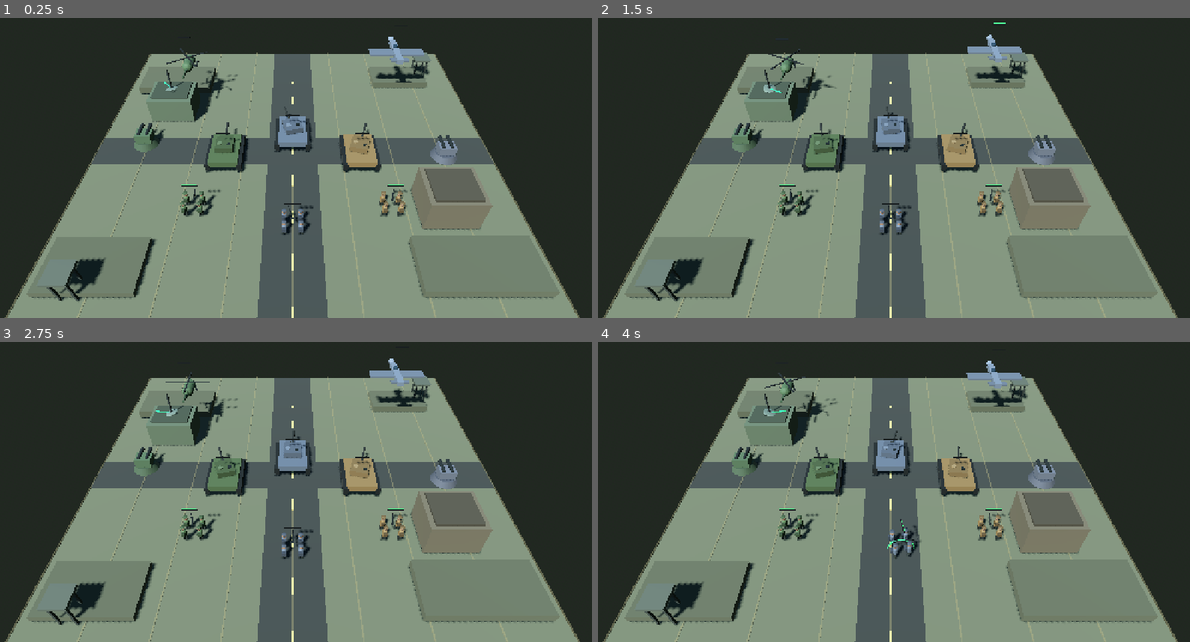
Above: before the commit, frames 1-4 (two rows, left to right).
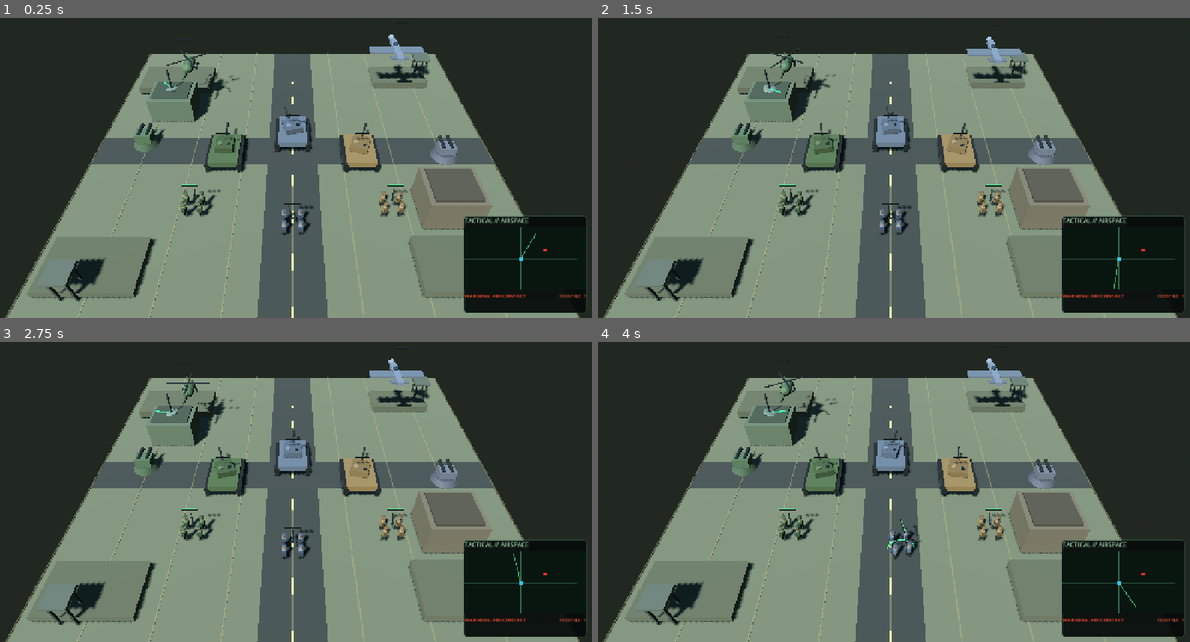
Above: after the commit, the same moments.

Repository: Jamalalbaroty/storm-generals-mobil
Game: Godot game, scene res://prototype_3d/battlefield_3d.tscn
Two runs of this game, one before a commit and one after it. Both use one fixed random seed, a clock stepped at 60 frames per second and the inputs below. This scene is started directly instead of the project's main scene.
Inputs (mouse positions are in pixels of both pictures, inside the frame that each line leads up to):
- Up to frame 1 (0.25 s): no input
- Up to frame 2 (1.5 s): move the mouse to (1024, 132) at 0.52 s; click (1024, 132) at 0.67 s; drag from (769, 165) to (858, 216) at 1.27 s
- Up to frame 3 (2.75 s): move the mouse to (349, 399) at 2.02 s; click (349, 399) at 2.17 s
- Up to frame 4 (4 s): drag from (858, 540) to (710, 423) at 2.77 s; move the mouse to (1071, 525) at 3.52 s; click (1071, 525) at 3.67 s

The runs differ from the first frame. In frame 1, 6.1% of the frame differs, in the area x 28-99%, y 5-99%; in frame 2, 6.1%; in frame 3, 5.8%; in frame 4, 6.0%.

Commit message:
feat: add modern tactical radar HUD for air contacts

Diff:
--- a/prototype_3d/battlefield_3d.gd
+++ b/prototype_3d/battlefield_3d.gd
@@ -36,6 +36,12 @@
 var radar_sweeps: Array[Node3D] = []
 var radar_blips: Dictionary = {}
 var radar_alert_clock := 0.0
+var radar_hud: Control
+var radar_plot: Control
+var radar_status_label: Label
+var radar_count_label: Label
+var radar_sweep_widget: ColorRect
+var radar_blip_widgets: Dictionary = {}
 
 func _ready() -> void:
 	_build_environment()
@@ -45,6 +51,7 @@
 	_build_lighting()
 	_build_showcase_units()
 	_build_order_indicators()
+	_build_tactical_radar_hud()
 
 func _process(delta: float) -> void:
 	turret_scan_clock += delta
@@ -59,6 +66,7 @@
 	_update_aircraft_animation(delta)
 	_update_air_defenses(delta)
 	_update_radar_network(delta)
+	_update_radar_hud(delta)
 
 func _build_environment() -> void:
 	var world := WorldEnvironment.new()
@@ -549,6 +557,147 @@
 	_resolve_showcase_hit(null, target, 35.0)
 
 
+
+func _build_tactical_radar_hud() -> void:
+	var layer := CanvasLayer.new()
+	layer.name = "TacticalRadarHUD"
+	layer.layer = 8
+	add_child(layer)
+	var panel := PanelContainer.new()
+	panel.name = "RadarPanel"
+	panel.anchor_left = 1.0
+	panel.anchor_top = 1.0
+	panel.anchor_right = 1.0
+	panel.anchor_bottom = 1.0
+	panel.offset_left = -274.0
+	panel.offset_top = -218.0
+	panel.offset_right = -12.0
+	panel.offset_bottom = -12.0
+	var panel_style := StyleBoxFlat.new()
+	panel_style.bg_color = Color(0.025, 0.045, 0.04, 0.94)
+	panel_style.border_color = Color(0.24, 0.48, 0.36, 0.95)
+	panel_style.set_border_width_all(1)
+	panel_style.set_corner_radius_all(5)
+	panel.add_theme_stylebox_override("panel", panel_style)
+	layer.add_child(panel)
+	var column := VBoxContainer.new()
+	column.add_theme_constant_override("separation", 5)
+	panel.add_child(column)
+	var heading := Label.new()
+	heading.text = "TACTICAL // AIRSPACE"
+	heading.add_theme_color_override("font_color", Color(0.66, 0.86, 0.72))
+	heading.add_theme_font_size_override("font_size", 13)
+	column.add_child(heading)
+	var plot := Control.new()
+	plot.name = "RadarPlot"
+	plot.custom_minimum_size = Vector2(240.0, 132.0)
+	plot.clip_contents = true
+	column.add_child(plot)
+	radar_plot = plot
+	var plot_bg := ColorRect.new()
+	plot_bg.color = Color(0.035, 0.085, 0.065, 1.0)
+	plot_bg.set_anchors_and_offsets_preset(Control.PRESET_FULL_RECT)
+	plot.add_child(plot_bg)
+	for grid_x in range(1, 4):
+		var line := ColorRect.new()
+		line.color = Color(0.18, 0.36, 0.27, 0.48)
+		line.position = Vector2(float(grid_x) * 60.0, 0.0)
+		line.size = Vector2(1.0, 132.0)
+		plot.add_child(line)
+	for grid_y in range(1, 3):
+		var line := ColorRect.new()
+		line.color = Color(0.18, 0.36, 0.27, 0.48)
+		line.position = Vector2(0.0, float(grid_y) * 44.0)
+		line.size = Vector2(240.0, 1.0)
+		plot.add_child(line)
+	var center_h := ColorRect.new()
+	center_h.color = Color(0.30, 0.55, 0.40, 0.55)
+	center_h.position = Vector2(0.0, 65.5)
+	center_h.size = Vector2(240.0, 1.0)
+	plot.add_child(center_h)
+	var center_v := ColorRect.new()
+	center_v.color = Color(0.30, 0.55, 0.40, 0.55)
+	center_v.position = Vector2(119.5, 0.0)
+	center_v.size = Vector2(1.0, 132.0)
+	plot.add_child(center_v)
+	var sweep := ColorRect.new()
+	sweep.color = Color(0.30, 0.92, 0.55, 0.65)
+	sweep.position = Vector2(119.0, 2.0)
+	sweep.size = Vector2(2.0, 62.0)
+	sweep.pivot_offset = Vector2(1.0, 64.0)
+	plot.add_child(sweep)
+	radar_sweep_widget = sweep
+	var own_base := ColorRect.new()
+	own_base.color = Color(0.20, 0.78, 0.95)
+	own_base.position = Vector2(116.0, 62.0)
+	own_base.size = Vector2(8.0, 8.0)
+	plot.add_child(own_base)
+	var footer := HBoxContainer.new()
+	column.add_child(footer)
+	var status := Label.new()
+	status.text = "AIRSPACE: CLEAR"
+	status.size_flags_horizontal = Control.SIZE_EXPAND_FILL
+	status.add_theme_font_size_override("font_size", 11)
+	status.add_theme_color_override("font_color", Color(0.42, 0.88, 0.60))
+	footer.add_child(status)
+	radar_status_label = status
+	var count := Label.new()
+	count.text = "HOSTILE  0"
+	count.add_theme_font_size_override("font_size", 11)
+	count.add_theme_color_override("font_color", Color(0.95, 0.35, 0.25))
+	footer.add_child(count)
+	radar_count_label = count
+	radar_hud = panel
+
+func _update_radar_hud(delta: float) -> void:
+	if not is_instance_valid(radar_plot):
+		return
+	if is_instance_valid(radar_sweep_widget):
+		radar_sweep_widget.rotation += delta * 2.2
+	var active_keys: Array[String] = []
+	var hostile_count := 0
+	for aircraft in showcase_tanks:
+		if not is_instance_valid(aircraft):
+			continue
+		var aircraft_type := str(aircraft.get_meta("unit_type", "tank"))
+		if aircraft_type != "helicopter" and aircraft_type != "fighter":
+			continue
+		# The showcase command HUD represents the American command network.
+		if str(aircraft.get_meta("faction_id", "")) == "american":
+			continue
+		if Vector2(aircraft.global_position.x, aircraft.global_position.z).length() > 30.0:
+			continue
+		hostile_count += 1
+		var key := str(aircraft.get_instance_id())
+		active_keys.append(key)
+		var blip := radar_blip_widgets.get(key) as ColorRect
+		if not is_instance_valid(blip):
+			blip = ColorRect.new()
+			blip.size = Vector2(7.0, 7.0)
+			blip.color = Color(1.0, 0.20, 0.12)
+			radar_plot.add_child(blip)
+			radar_blip_widgets[key] = blip
+		var px := clampf((aircraft.global_position.x + 30.0) / 60.0 * 240.0, 3.0, 233.0)
+		var py := clampf((aircraft.global_position.z + 30.0) / 60.0 * 132.0, 3.0, 125.0)
+		blip.position = Vector2(px, py)
+		blip.visible = true
+	for key_variant in radar_blip_widgets.keys():
+		var key := str(key_variant)
+		if not active_keys.has(key):
+			var stale := radar_blip_widgets[key] as ColorRect
+			if is_instance_valid(stale):
+				stale.queue_free()
+			radar_blip_widgets.erase(key)
+	if is_instance_valid(radar_count_label):
+		radar_count_label.text = "HOSTILE  %d" % hostile_count
+	if is_instance_valid(radar_status_label):
+		if hostile_count > 0:
+			radar_status_label.text = "WARNING: AIR CONTACT"
+			radar_status_label.add_theme_color_override("font_color", Color(1.0, 0.30, 0.20))
+		else:
+			radar_status_label.text = "AIRSPACE: CLEAR"
+			radar_status_label.add_theme_color_override("font_color", Color(0.42, 0.88, 0.60))
+
 func _build_showcase_radars() -> void:
 	_add_radar_station(Vector3(-14.0, 0.0, -7.0), "american")
 	_add_radar_station(Vector3(14.0, 0.0, 8.0), "chinese")
